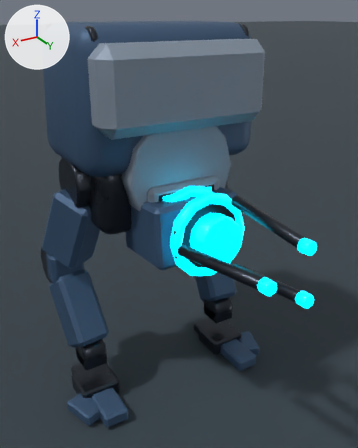
The Blender file content/source-art/arclancewalker.blend: old version first, new version second.
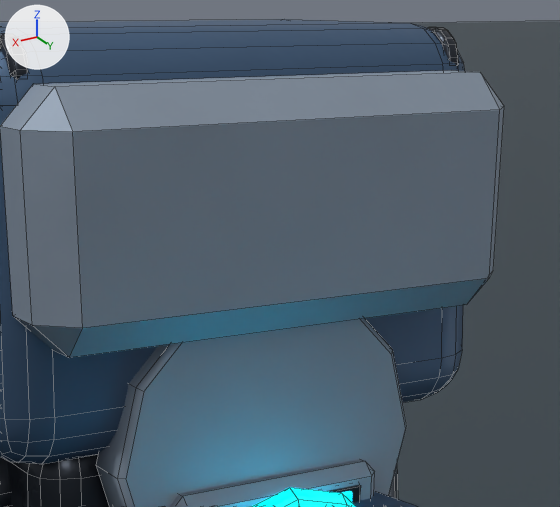
There are two pictures of each version: one whole from a camera (50 mm lens) standing at (1.42, 2.74, 2.41) and looking at (-0.02, 0.34, 1.21), one close up on the part from 24% to 80% of the width and 3% to 43% of the height. Arrows for +X, +Y and +Z are at upper left; the lights stay in place. The first two pictures are the older version. The close-ups show mesh edges as thin lines.

Objects in the first close-up: 'ArcLanceWalkerArcEmitter_InductionCoil_1', 'ArcLanceWalkerArc_PedestalCollar', 'ArcLanceWalkerArmor_ChestPlate', 'ArcLanceWalkerArmor_LiftingLug_2', 'ArcLanceWalkerArmor_Pelvis', 'ArcLanceWalkerArmor_Torso', 'ArcLanceWalkerSensor_Visor_Housing', 'PreviewFloor' and 5 more.
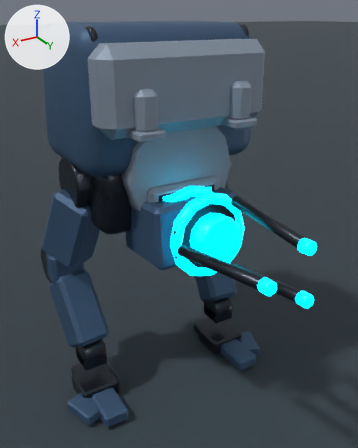
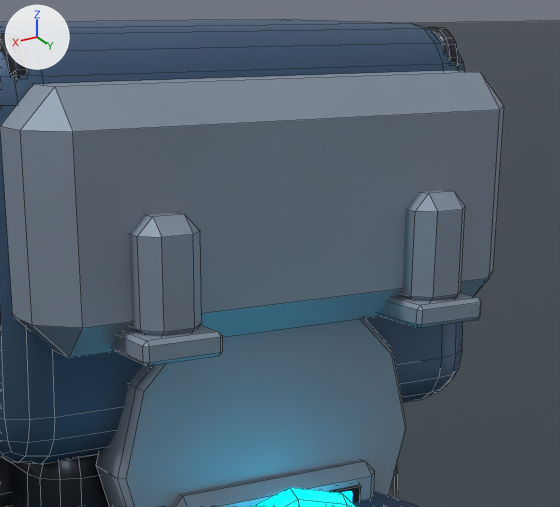
What the commit changed:
Mesh me_cube_037 is new.
It has 24 vertices, 26 faces and spans x -0.078..0.078, y -0.161..0.161, z -0.022..0.022.
It uses material mat_arclancewalker_lightarmor.
Mesh me_cube_036 is new.
It has 24 vertices, 26 faces and spans x -0.06..0.06, y -0.14..0.14, z -0.11..0.11.
It uses material mat_arclancewalker_lightarmor.
Mesh me_cube_034 is new.
It has 24 vertices, 26 faces and spans x -0.06..0.06, y -0.14..0.14, z -0.11..0.11.
It uses material mat_arclancewalker_lightarmor.
Object 'ArcLanceWalkerArmor_TrunnionBracket_MountFlange_R' (ob_arclancewalkerarmor_trunnionbracket_mountflange_r) is new; it shows me_cube_037.
Its location is (0.29, 0.45, 1.84).
Object 'ArcLanceWalkerArmor_TrunnionBracket_CheekBlock_R' (ob_arclancewalkerarmor_trunnionbracket_cheekblock_r) is new; it shows me_cube_036.
Its location is (0.29, 0.45, 1.95).
Object 'ArcLanceWalkerArmor_TrunnionBracket_MountFlange_L' (ob_arclancewalkerarmor_trunnionbracket_mountflange_l) is new; it shows a copy of me_cube_037.
Its location is (-0.29, 0.45, 1.84).
Object 'ArcLanceWalkerArmor_TrunnionBracket_CheekBlock_L' (ob_arclancewalkerarmor_trunnionbracket_cheekblock_l) is new; it shows me_cube_034.
Its location is (-0.29, 0.45, 1.95).

Location of each change, (x1, y1, x2, y2) in pixels of the close-ups (560 x 507 px):
'ArcLanceWalkerArmor_TrunnionBracket_CheekBlock_R', added (blue): after (130, 212, 202, 336)
'ArcLanceWalkerArmor_TrunnionBracket_CheekBlock_L', added (blue): after (399, 190, 465, 301)
'ArcLanceWalkerArmor_TrunnionBracket_MountFlange_R', added (blue): after (111, 325, 223, 366)
'ArcLanceWalkerArmor_TrunnionBracket_MountFlange_L', added (blue): after (378, 292, 481, 328)
